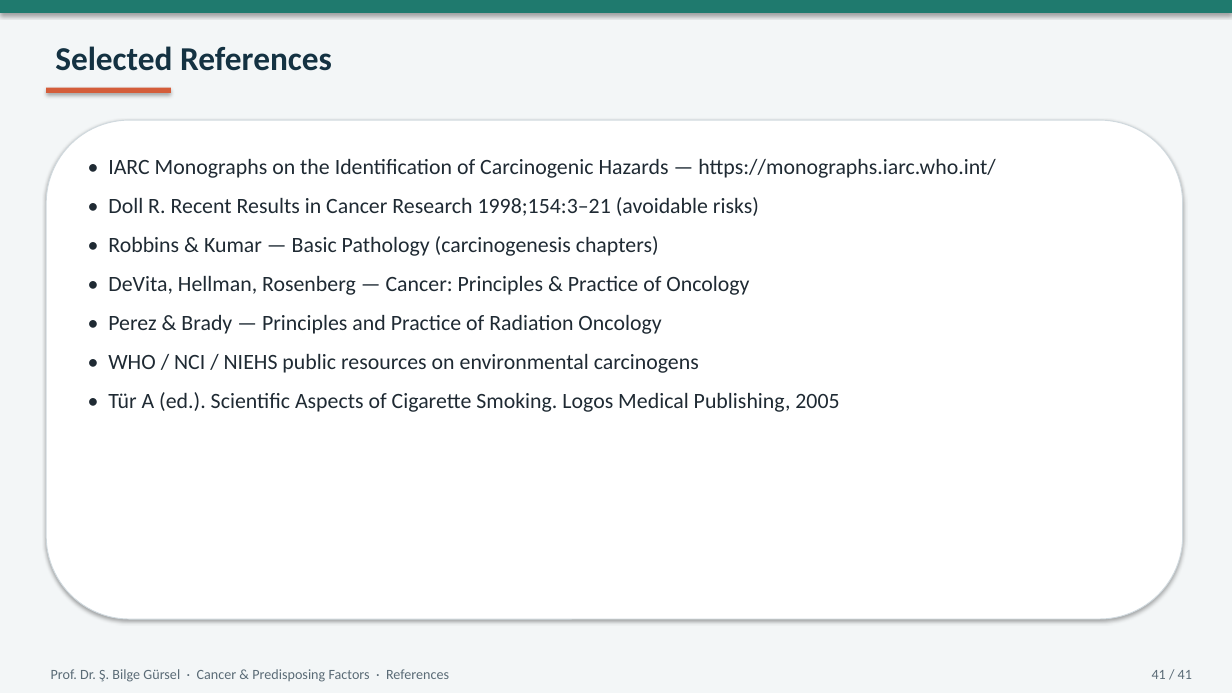
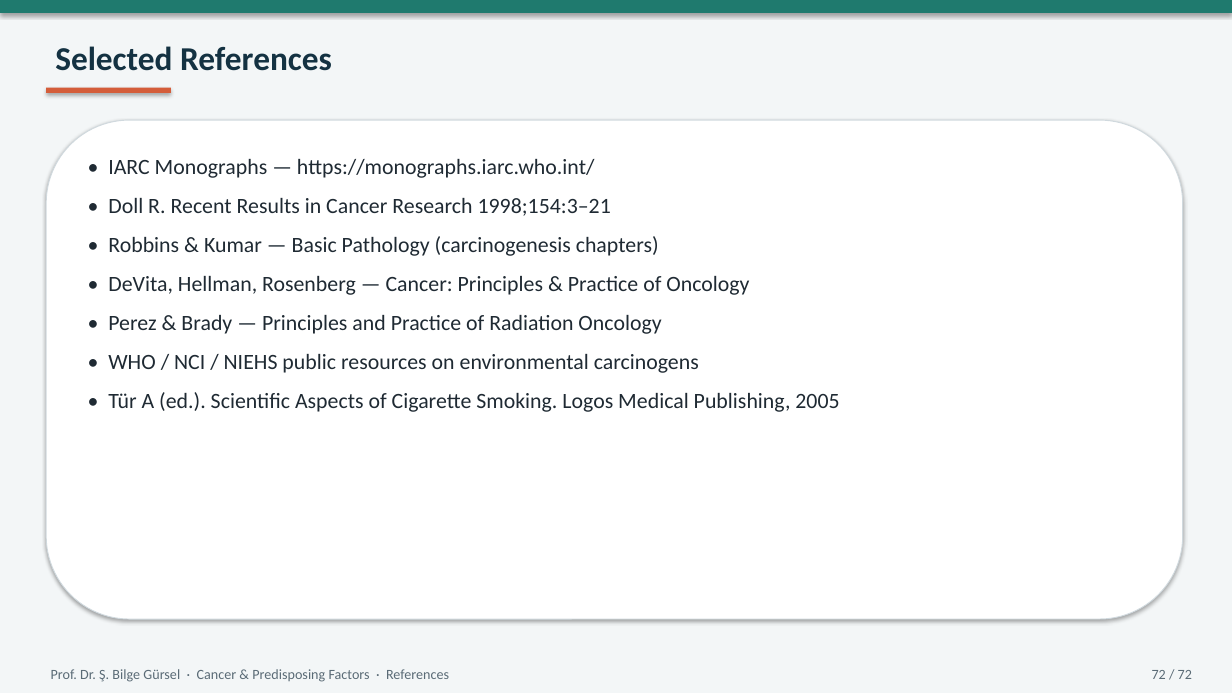
Before and after one commit to bilgegursel/RT-and-AI, a slide deck: slide 72 of elektif-radyasyon-onkolojisi-donem5/chemical-carcinogens-lecture/Cancer_Predisposing_Factors_Chemical_Tobacco_Radiation.pptx (slide 41 before the commit). Drawn at 1232x693 pixels with LibreOffice and Linux fonts; fonts in the diff are those of the drawing. Boxes give left, top, right and bottom in pixels: in the first picture for what was removed or moved away, otherwise in the second. Text is boxed around its words. In the diff, an @@ line names an element or a change of style, - is before the commit and + after.

```diff
--- a/elektif-radyasyon-onkolojisi-donem5/chemical-carcinogens-lecture/Cancer_Predisposing_Factors_Chemical_Tobacco_Radiation.pptx
+++ b/elektif-radyasyon-onkolojisi-donem5/chemical-carcinogens-lecture/Cancer_Predisposing_Factors_Chemical_Tobacco_Radiation.pptx
@@ text at [108,159,611,216]: text changed @@
-• IARC Monographs on the Identification of Carcinogenic Hazards — https://monographs.iarc.who.int/
-• Doll R. Recent Results in Cancer Research 1998;154:3–21 (avoidable risks)
+• IARC Monographs — https://monographs.iarc.who.int/
+• Doll R. Recent Results in Cancer Research 1998;154:3–21
@@ text at [1152,670,1192,679]: text changed @@
-41 / 41
+72 / 72
```
Also in this commit, not shown: 38 other slides changed, 32 slides added, 1 slide removed, 3 other files.
